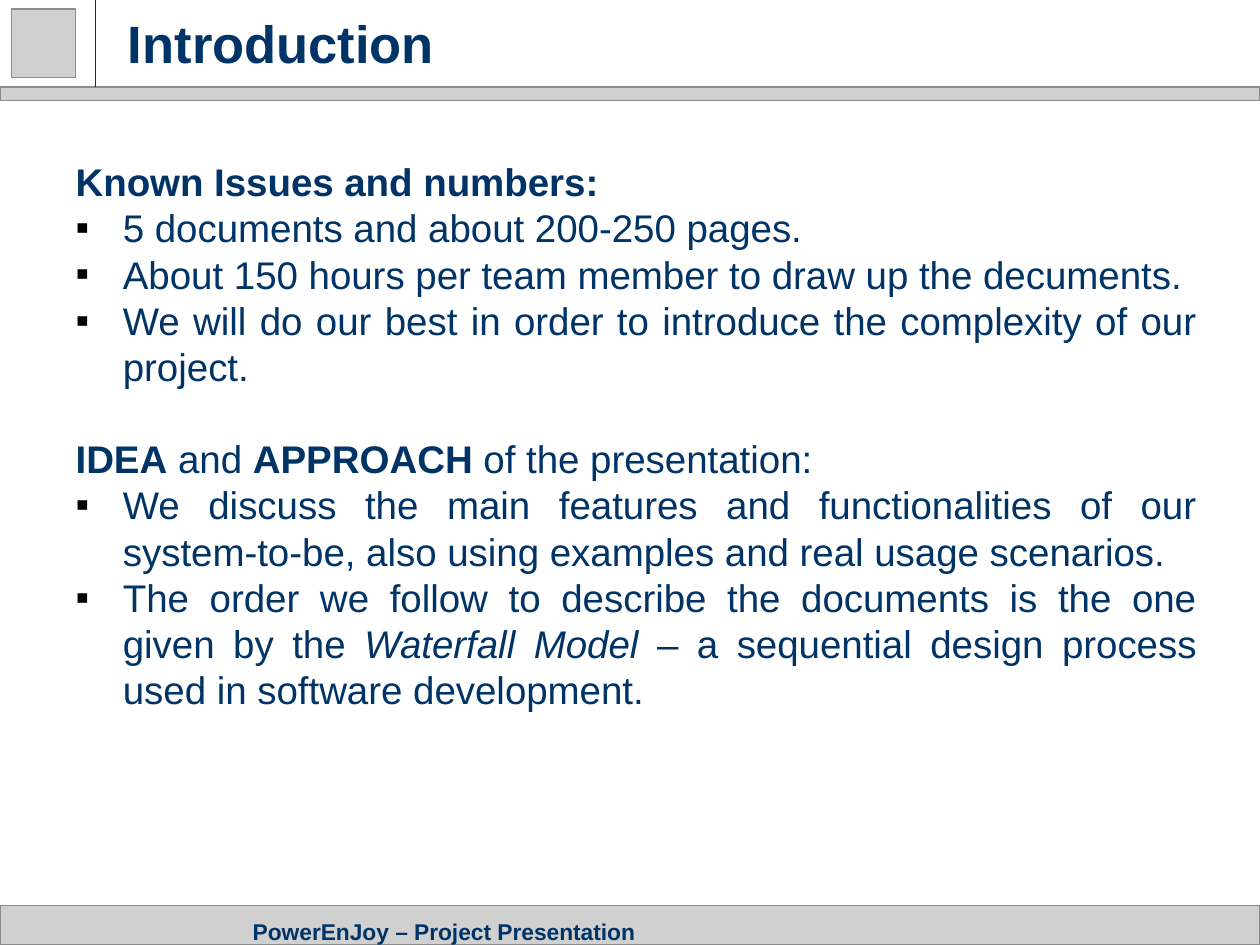
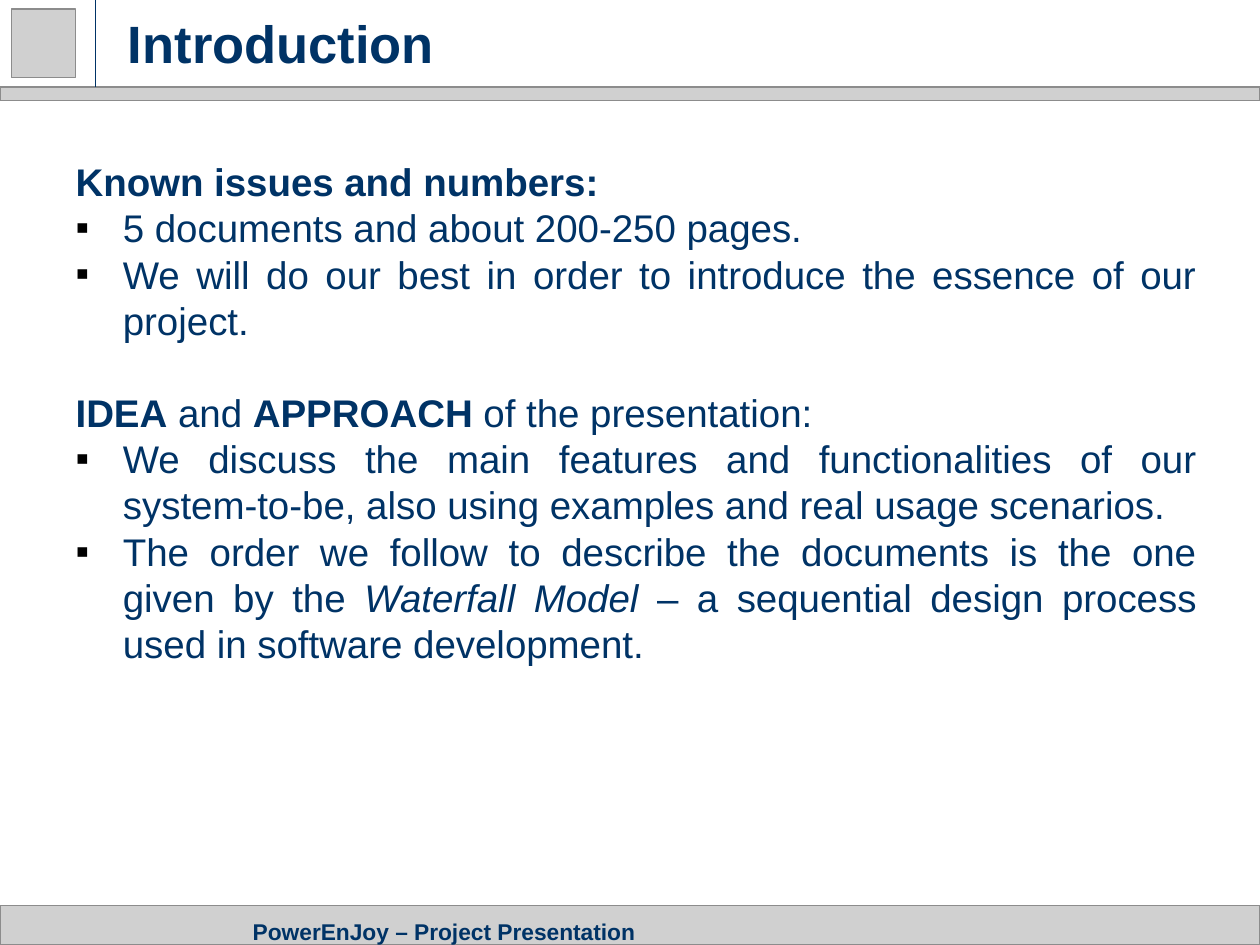
Before and after one commit to GiovanniScotti/PowerEnjoy-SEII-Project-Scotti-Trabucchi, a slide deck: slide 2 of Project Presentation.pptx. Drawn at 1260x945 pixels with LibreOffice and Linux fonts; fonts in the diff are those of the drawing; grey boxes stand for pictures. Boxes give left, top, right and bottom in pixels: in the first picture for what was removed or moved away, otherwise in the second. Text is boxed around its words. In the diff, an @@ line names an element or a change of style, - is before the commit and + after.

```diff
--- a/Project Presentation.pptx
+++ b/Project Presentation.pptx
@@ text at <box>76,168,598,197</box>: text changed @@
-Known Issues and numbers:
+Known issues and numbers:
@@ text at <box>123,261,1196,342</box>: text changed @@
-▪ About 150 hours per team member to draw up the decuments.
-▪ We will do our best in order to introduce the complexity of our project.
+▪ We will do our best in order to introduce the essence of our project.
```
Also in this commit, not shown: 7 other slides changed, 15 slides added.
